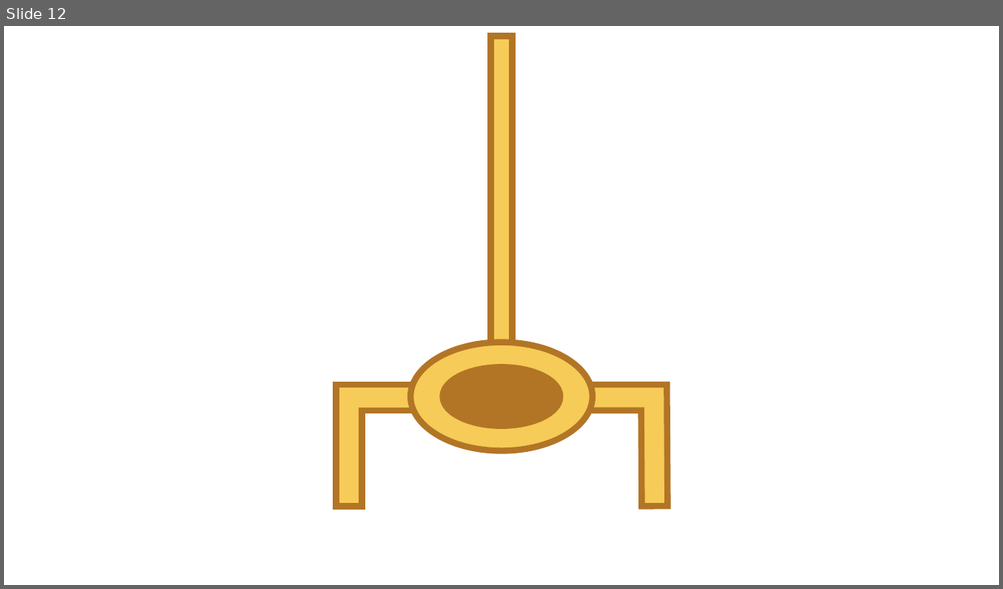
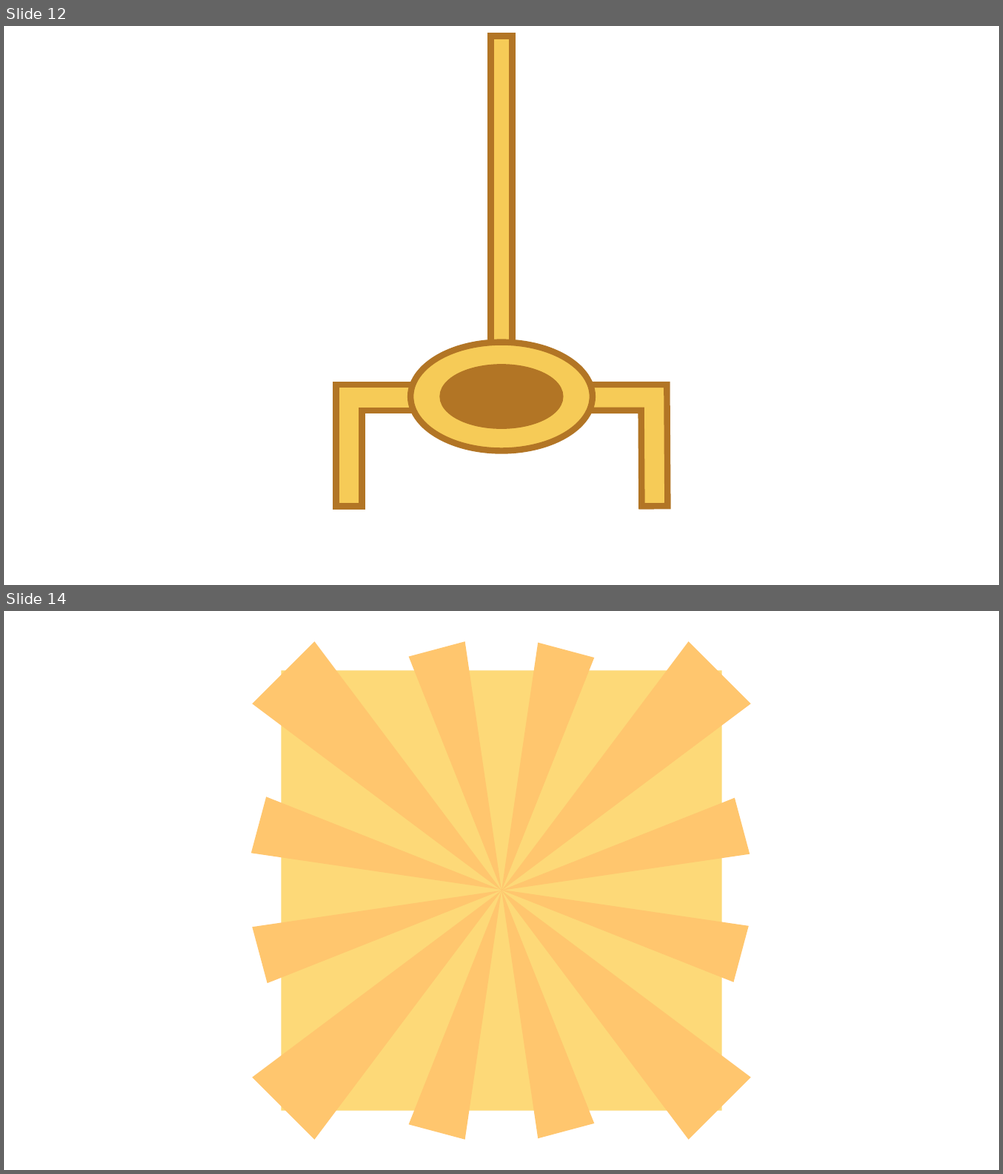
Before and after one commit to fai227/ball-game, a slide deck: _tmp/イメージ.pptx. Shown one above the other, each under a label of ours: slide 12 before the commit, slides 12 and 14 after it; the slides between them are not shown. The pictures are 1003x589 and 1003x1174 pixels, drawn with LibreOffice and Linux fonts; fonts in the diff are those of the drawing. Boxes give left, top, right and bottom in pixels: in the first picture for what was removed or moved away, otherwise in the second. Text is boxed around its words. In the diff, an @@ line names an element or a change of style, - is before the commit and + after.

```diff
--- a/_tmp/イメージ.pptx
+++ b/_tmp/イメージ.pptx
@@ slide 14 added at (4,611,999,1170), background #FFFFFF @@
@@ flow chart collate added at (253,642,751,1140), fill #FFC66E @@
@@ flow chart collate added at (253,642,751,1140), fill #FFC66E @@
@@ flow chart collate added at (409,643,595,1140), fill #FFC66E @@
@@ flow chart collate added at (409,642,595,1139), fill #FFC66E @@
@@ rectangle added at (281,671,722,1112), fill #FDD978 @@
@@ flow chart collate added at (251,797,748,982), fill #FFC66E @@
@@ flow chart collate added at (253,797,749,983), fill #FFC66E @@
```
Also in this commit, not shown: 1 slide changed, 4 other slides added, 20 other files.
